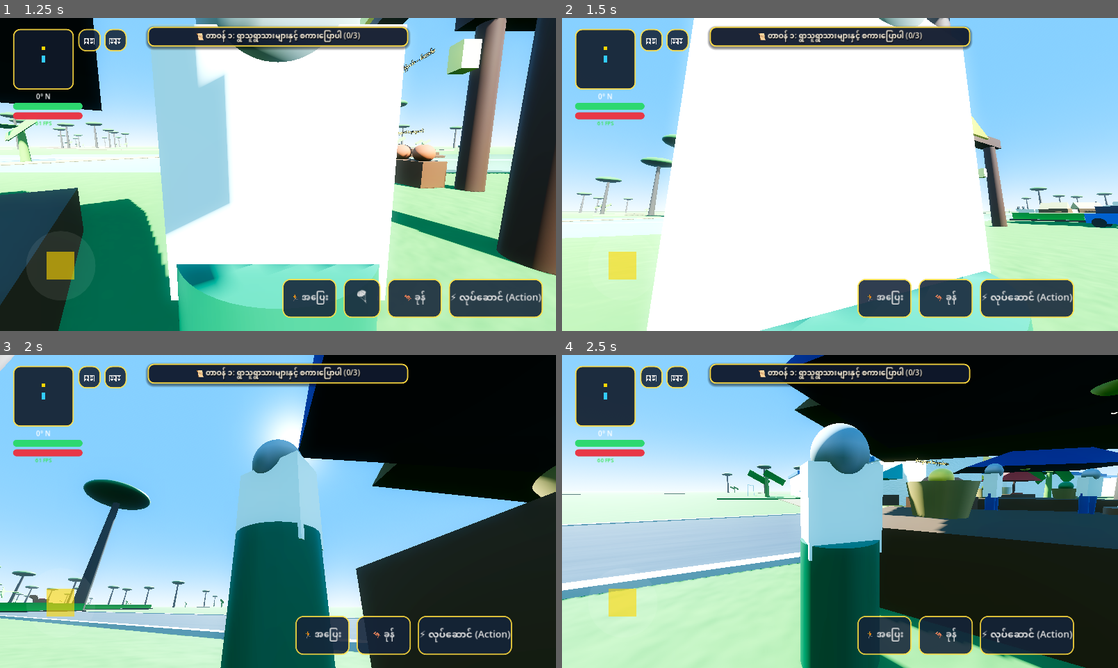
Above: before the commit, frames 1-4 (two rows, left to right).
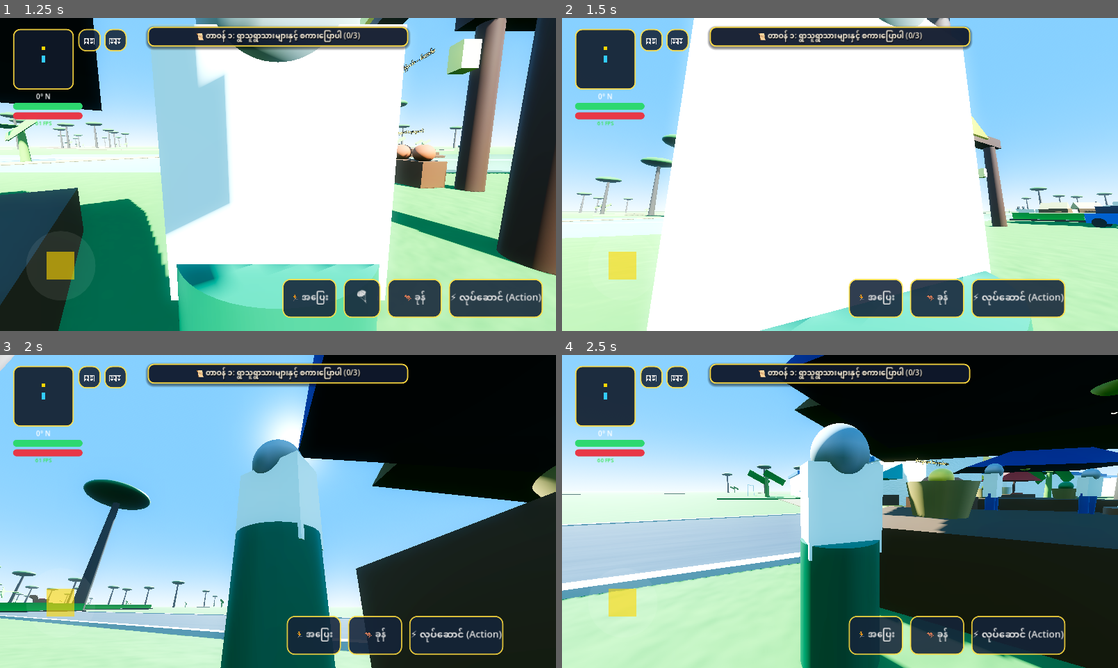
Above: after the commit, the same moments.

Repository: sudohlaingwin/gta-open-world
Game: Godot game, scene res://scenes/main_menu.tscn
Two runs of this game, one before a commit and one after it. Both use one fixed random seed, a clock stepped at 60 frames per second and the inputs below.
Inputs (mouse positions are in pixels of both pictures, inside the frame that each line leads up to):
- Up to frame 1 (1.25 s): click "🎮 အသစ်စတင်မည် (New Game)" at 0.5 s
- Up to frame 2 (1.5 s): drag from (628, 274) to (895, 105) at 1.27 s
- Up to frame 3 (2 s): no input
- Up to frame 4 (2.5 s): drag from (728, 527) to (812, 574) at 2.02 s

Frame 1 is identical in both runs. In frame 2, 1.8% of the frame differs, in the area x 51-93%, y 83-96%; in frame 3, 1.8%; in frame 4, 1.8%.

Commit message:
Slice 211: Mobile Touch HUD Action Cluster Ergonomic Width Expansion + MUSE Slice 68 Review

Diff:
--- a/scenes/mobile_touch_hud.tscn
+++ b/scenes/mobile_touch_hud.tscn
@@ -488,7 +488,7 @@
 anchor_top = 1.0
 anchor_right = 1.0
 anchor_bottom = 1.0
-offset_left = -600.0
+offset_left = -620.0
 offset_top = -120.0
 offset_right = -30.0
 offset_bottom = -30.0
Not shown, changed: COLLAB.md
